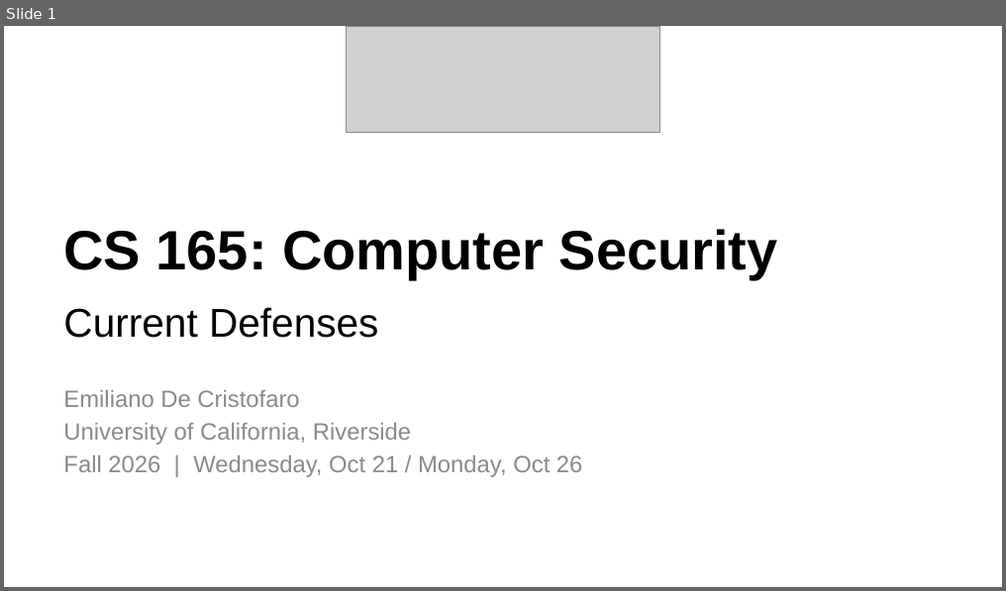
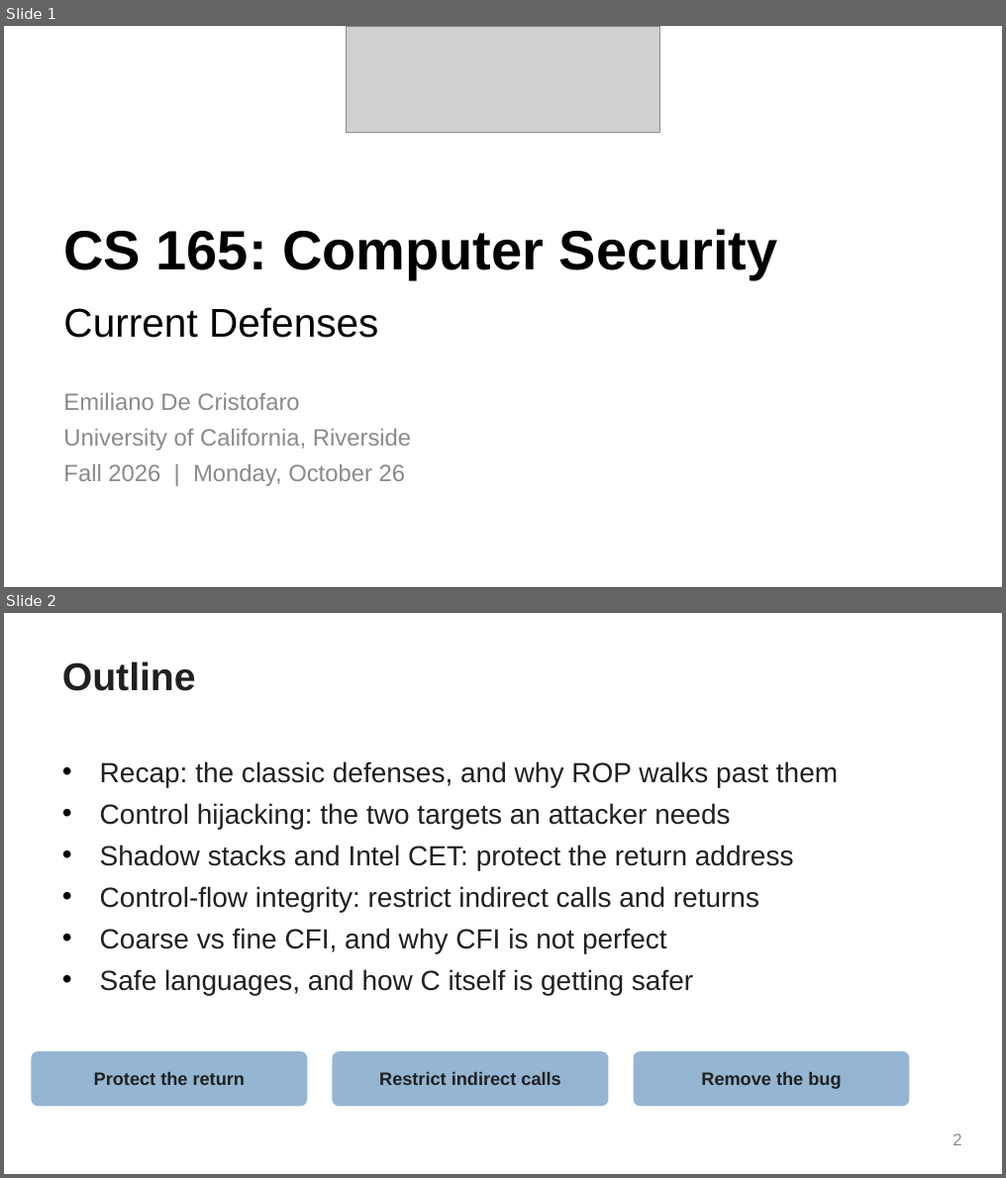
Before and after one commit to Sizvy/CS165_F26_labs, a slide deck: edc_slides/09_current_defenses.pptx. Shown one above the other, each under a label of ours: slide 1 before the commit, slides 1 and 2 after it. The pictures are 1006x591 and 1006x1178 pixels, drawn with LibreOffice and Linux fonts; fonts in the diff are those of the drawing; grey boxes stand for pictures. Boxes give left, top, right and bottom in pixels: in the first picture for what was removed or moved away, otherwise in the second. Text is boxed around its words. In the diff, an @@ line names an element or a change of style, - is before the commit and + after.

```diff
--- a/edc_slides/09_current_defenses.pptx
+++ b/edc_slides/09_current_defenses.pptx
@@ slide 2 added at (4, 613, 1002, 1174), background #FFFFFF @@
@@ title added at (62, 662, 196, 691), 28 pt, text #202020, bold @@
+Outline
@@ text added at (100, 761, 838, 995), 20 pt, text #202020 @@
+• Recap: the classic defenses, and why ROP walks past them
+• Control hijacking: the two targets an attacker needs
+• Shadow stacks and Intel CET: protect the return address
+• Control-flow integrity: restrict indirect calls and returns
+• Coarse vs fine CFI, and why CFI is not perfect
+• Safe languages, and how C itself is getting safer
@@ rounded rectangle added at (31, 1053, 307, 1107), fill #94B6D2, 13 pt, text #202020, bold @@
+Protect the return
@@ rounded rectangle added at (333, 1053, 609, 1107), fill #94B6D2, 13 pt, text #202020, bold @@
+Restrict indirect calls
@@ rounded rectangle added at (634, 1053, 910, 1107), fill #94B6D2, 13 pt, text #202020, bold @@
+Remove the bug
@@ page number added at (952, 1134, 961, 1146), 12 pt, text #8A8A8A @@
+2
@@ slide 1 changed as well @@
@@ text at (63, 393, 411, 451): line spacing 1.15 to 1.25 @@
@@ text at (63, 465, 405, 486): text changed @@
-Fall 2026 | Wednesday, Oct 21 / Monday, Oct 26
+Fall 2026 | Monday, October 26
```
Also in this commit, not shown: 4 other slides changed, 11 other slides added, 12 slides removed.
